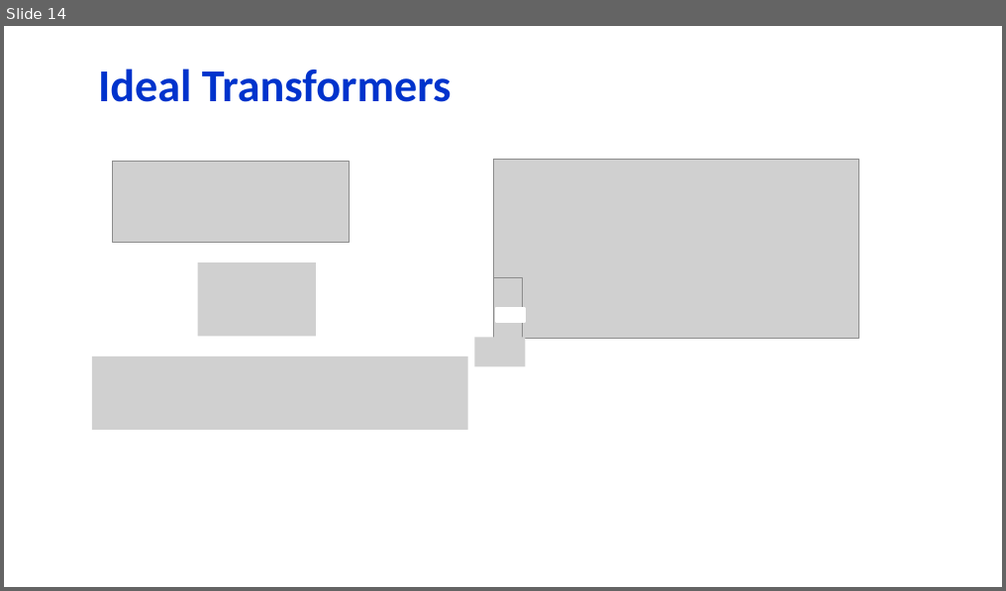
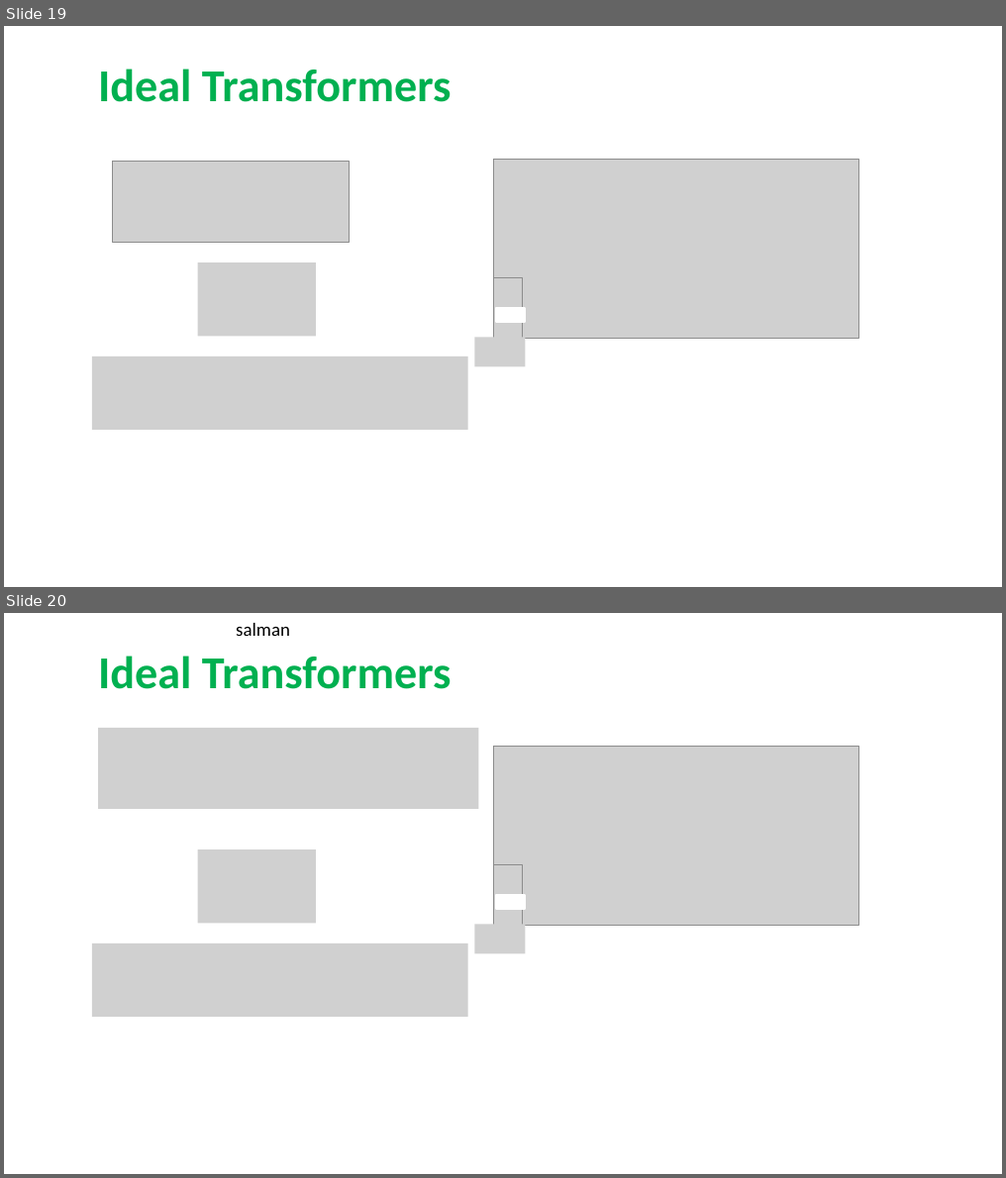
Before and after one commit to salmanrazzaq1993/AUM-WORK, a slide deck: PP WORK/Instructor Version/Week 12/Week 12 Lecture 2 -Mutual inductance.pptx. Shown one above the other, each under a label of ours: slide 14 before the commit, slides 19 and 20 after it. The pictures are 1006x591 and 1006x1178 pixels, drawn with LibreOffice and Linux fonts; fonts in the diff are those of the drawing; grey boxes stand for pictures; background and template pictures are left out. Boxes give left, top, right and bottom in pixels: in the first picture for what was removed or moved away, otherwise in the second. Text is boxed around its words. In the diff, an @@ line names an element or a change of style, - is before the commit and + after.

```diff
--- a/PP WORK/Instructor Version/Week 12/Week 12 Lecture 2 -Mutual inductance.pptx
+++ b/PP WORK/Instructor Version/Week 12/Week 12 Lecture 2 -Mutual inductance.pptx
@@ slide 20 added at [4,613,1002,1174], background picture (left out) @@
@@ text added at [236,623,290,636], 18 pt, text #000000 @@
+salman
@@ title added at [98,656,451,689], 44 pt, text #00B050, bold @@
+Ideal Transformers
@@ picture added at [98,728,479,808] @@
@@ picture added at [198,850,316,923] @@
@@ group added at [475,746,859,955]: 3 pictures, 1 rectangle @@
@@ picture added at [92,944,468,1017] @@
@@ what was slide 14 is now slide 19 @@
@@ slide 19 changed as well @@
@@ title "Ideal Transformers" at [98,69,451,102]: text colour #0033CC to #00B050 @@
```
Also in this commit, not shown: 17 other slides changed, 7 other slides added.
